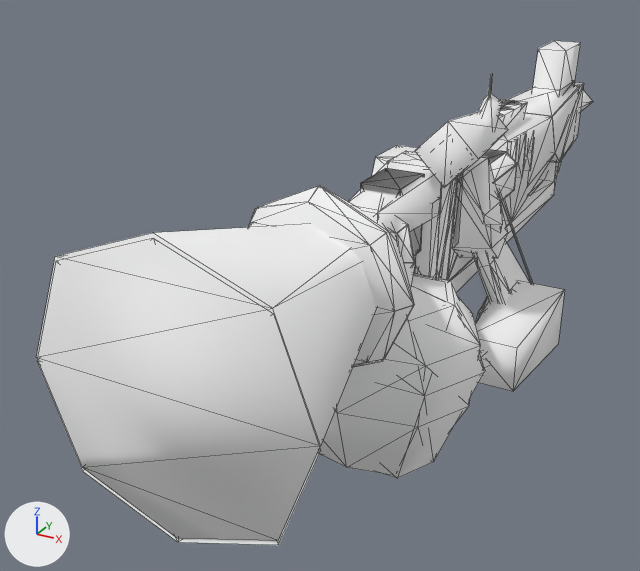
The glTF model docs/models/weapons/w06/107.glb as it was, and as the next commit left it.
Camera for both pictures: a 50 mm camera at (0.69, -2.235, 0.488) aimed at (-0.256, -0.515, -0.373). The axes (+X, +Y, +Z) are drawn at lower left. The lights are the same throughout. The picture after the commit comes second. Mesh edges are drawn as thin lines. Vertices at exactly the same position are counted once.

Names of what the first picture shows: 'Group[0]', 'Group[100]', 'Group[1]', 'Group[2]'.
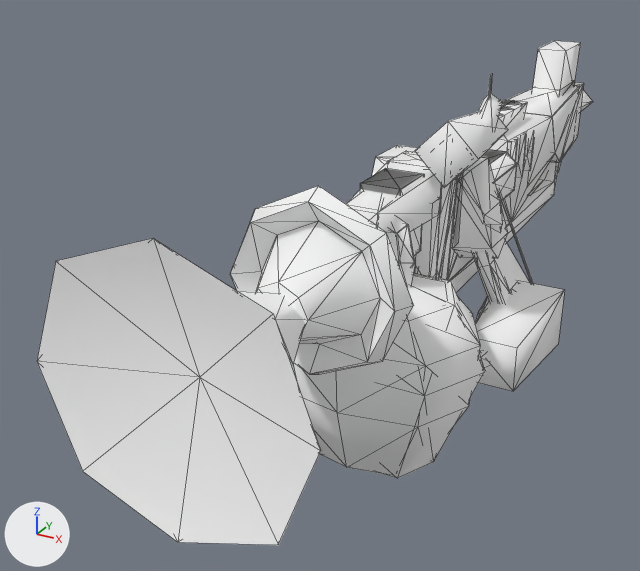
Edits to the bpy script that builds the scene:
```text
Change me_group_1:
    used by ob_group_1; location = (0.0, 0.0, 0.0)
    remove me_group_1.from_pydata(...)  # 53 vertices, 98 faces; spans x -0.238..0.243, y -1.42..-0.625, z -0.383..0.101
    add me_group_1.from_pydata(...)  # 41 vertices, 72 faces; spans x -0.238..0.243, y -1.42..-0.625, z -0.383..0.094
    me_group_1 part 1: the loose piece of 12 vertices spanning x -0.238..0.243, y -1.42..-0.707, z -0.376..0.101 is deleted
    other edits to the shape of me_group_1 do not show in these pictures
Change me_group_2:
    used by ob_group_2; location = (0.0, 0.0, 0.0)
    remove me_group_2.from_pydata(...)  # 77 vertices, 158 faces; spans x -0.18..0.181, y -1.127..-0.625, z -0.316..0.045
    add me_group_2.from_pydata(...)  # 53 vertices, 96 faces; spans x -0.18..0.181, y -1.121..-0.625, z -0.316..0.045
    me_group_2 part 2
    8 vertices are removed from x -0.18..0.181, y -0.983..-0.979, z -0.316..0.045
    40 faces are deleted
    other edits to the shape of me_group_2 do not show in these pictures
```

Location of each change, [x1, y1, x2, y2] in pixels of the pictures (640 x 571 px):
'Group[1]', reshaped
    before: [36, 168, 424, 545]
    after: [37, 169, 424, 545]
'Group[2]', reshaped
    before: [248, 168, 420, 367]
    after: [230, 168, 423, 374]
part 1 of me_group_1, deleted
    before: [36, 224, 376, 541]
part 2 of me_group_2, deleted
    before: [249, 185, 414, 365]
